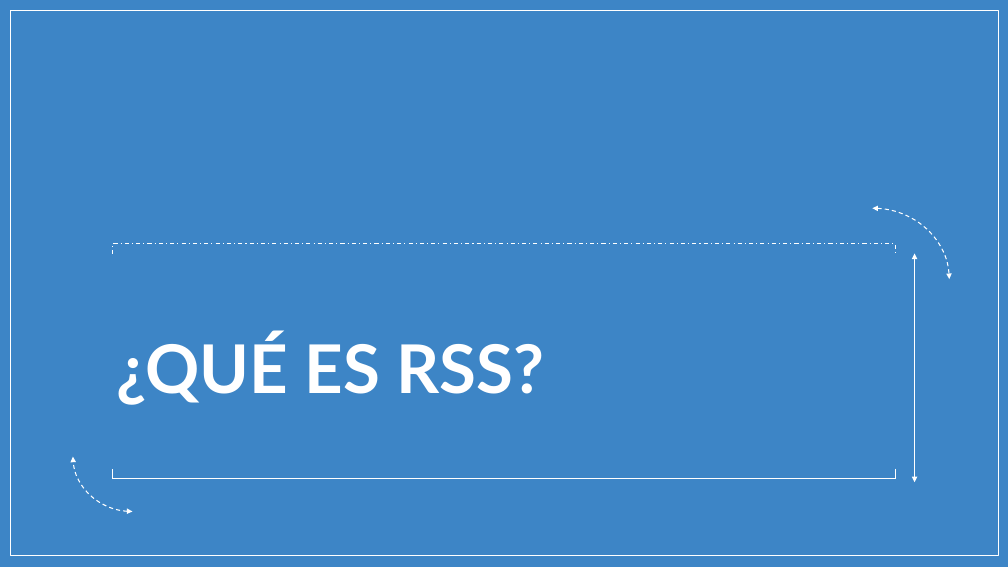
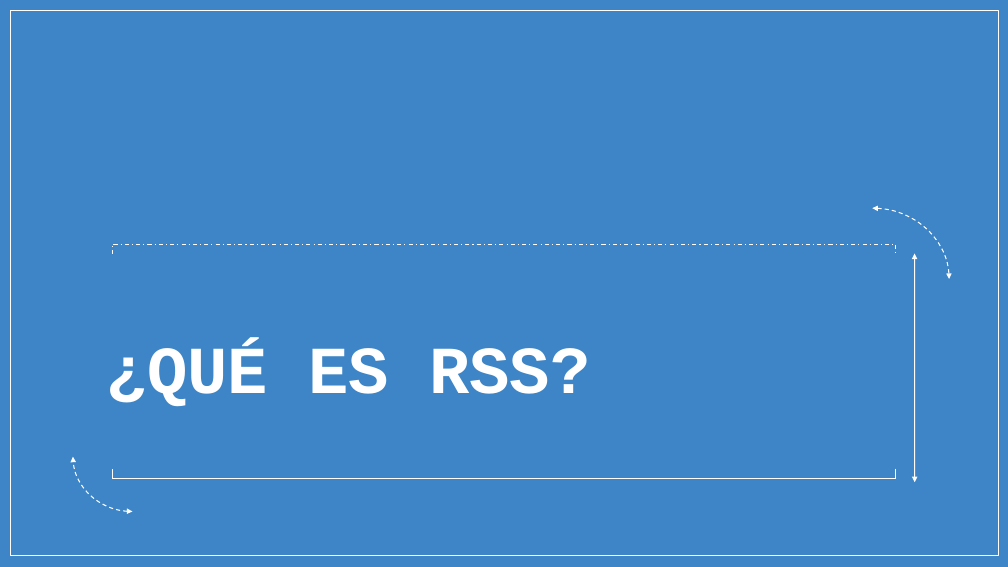
Before and after one commit to micarsan/DAW1-CSS_Avanzado, a slide deck: slide 8 of xml/PARTE 1 - STORY 01 Y 02 - XML y RSS.pptx. Drawn at 1008x567 pixels with LibreOffice and Linux fonts; fonts in the diff are those of the drawing; background and template pictures are left out. Boxes give left, top, right and bottom in pixels: in the first picture for what was removed or moved away, otherwise in the second. Text is boxed around its words. In the diff, an @@ line names an element or a change of style, - is before the commit and + after.

```diff
--- a/xml/PARTE 1 - STORY 01 Y 02 - XML y RSS.pptx
+++ b/xml/PARTE 1 - STORY 01 Y 02 - XML y RSS.pptx
@@ title "¿QUÉ ES RSS?" at (107, 345, 590, 406): font Lato to Courier New @@
```
Also in this commit, not shown: 12 other slides changed, 8 slides added.
